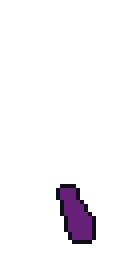
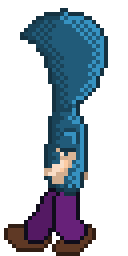
Layer changes from the first (128, 256) image to the second:
moved "pernas" (2nd of 14, in "08" › "perna copy 15") into group "perna copy 15", painted on it over (28, 184, 96, 244)
moved "pernas-fill" (2nd of 14, in "08" › "perna copy 15") into group "perna copy 15", painted on it over (28, 188, 96, 244)
removed group "perna copy 3" (4 layers) from group "07" over (56, 184, 96, 244)
added group "tronco + touca copy 6" with 4 layers in group "07" over (20, 8, 108, 196)
added layer "tronco-light" (2nd of 8, in "07" › "tronco + touca copy 6") in group "tronco + touca copy 6" over (60, 12, 104, 188)
added layer "tronco-shadow" (2nd of 8, in "07" › "tronco + touca copy 6") in group "tronco + touca copy 6" over (24, 12, 80, 192)
added layer "tronco-fill" (2nd of 8, in "07" › "tronco + touca copy 6") in group "tronco + touca copy 6" over (24, 12, 104, 192)
added layer "shape" (2nd of 8, in "07" › "tronco + touca copy 6") in group "tronco + touca copy 6" over (20, 8, 108, 196)
added group "perna copy 14" with 4 layers in group "07" over (44, 184, 88, 244)
moved "pernas" (3rd of 14, in "07" › "perna copy 14") into group "perna copy 14", painted on it over (52, 184, 92, 244)
moved "pernas-fill" (3rd of 14, in "07" › "perna copy 14") into group "perna copy 14", painted on it over (52, 184, 88, 244)
added group "pes copy 11" with 4 layers in group "07" over (52, 216, 96, 256)
added group "perna copy 13" with 4 layers in group "07" over (24, 184, 76, 244)
moved "pernas" (4th of 14, in "07" › "perna copy 13") into group "perna copy 13", painted on it over (24, 184, 80, 244)
moved "pernas-fill" (4th of 14, in "07" › "perna copy 13") into group "perna copy 13", painted on it over (28, 188, 80, 244)
added group "pes copy 10" with 4 layers in group "07" over (4, 220, 52, 252)
added layer "pes" (4th of 15, in "07" › "pes copy 10") in group "pes copy 10" over (4, 220, 52, 252)
…and 13 more changes (13 added)
